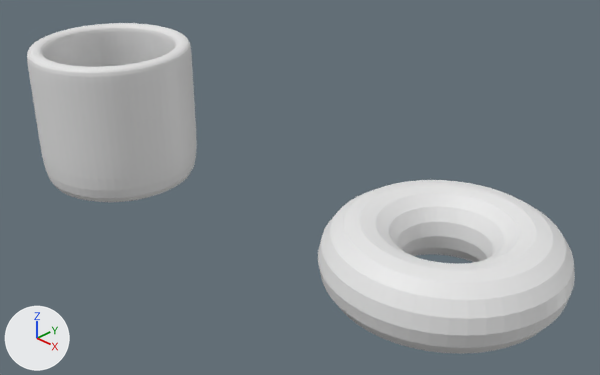
The Blender file Projects/3-donut-coffee-idk.blend as it was, and as the next commit left it.
Camera for both pictures: a 50 mm lens placed at (1.697, -1.071, 0.778), pointed at (0.56, 0.086, -0.048). The lights are fixed; the arrows at lower left show +X, +Y and +Z. The picture after the commit comes second.
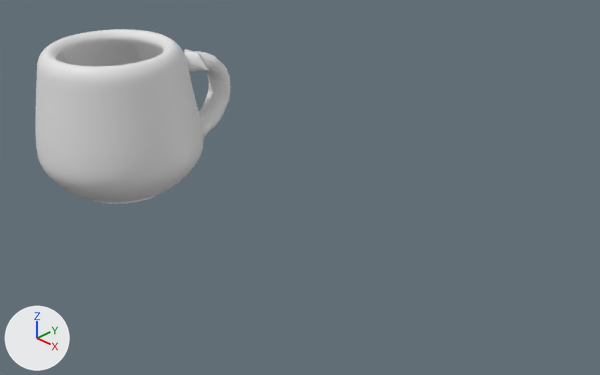
Location of each change, (x1, y1, x2, y2) in pixels of the pictures (600 x 375 px):
'Torus.001', hidden: before (318, 180, 575, 354)
'Cylinder', reshaped, modifiers changed (15% wider): before (27, 23, 197, 202); after (35, 29, 230, 204)
part 1 of me_cylinder, reshaped: before (27, 23, 197, 202); after (35, 29, 230, 204)

The edits, one by one:
me_cylinder is used by ob_cylinder; location (0.0, 0.0, 0.0).
me_cylinder had 80 vertices, 65 faces and spanned x -0.2..0.2, y -0.2..0.2, z -0.175..0.175.
me_cylinder now has 452 vertices, 441 faces and spans x -0.224..0.218, y -0.214..0.331, z -0.214..0.175.
me_cylinder part 1: 80 vertices removed from x -0.2..0.2, y -0.2..0.2, z -0.175..0.175; 452 vertices added at x -0.224..0.218, y -0.214..0.331, z -0.214..0.175.
me_cylinder part 2: the surface is now shaded smooth.
Object 'Torus.001' (ob_torus_001) is now hidden.
Object 'Cylinder' (ob_cylinder) loses its SOLIDIFY modifier named 'Solidify'.
Modifier setting removed (it was thickness = 0.04).
